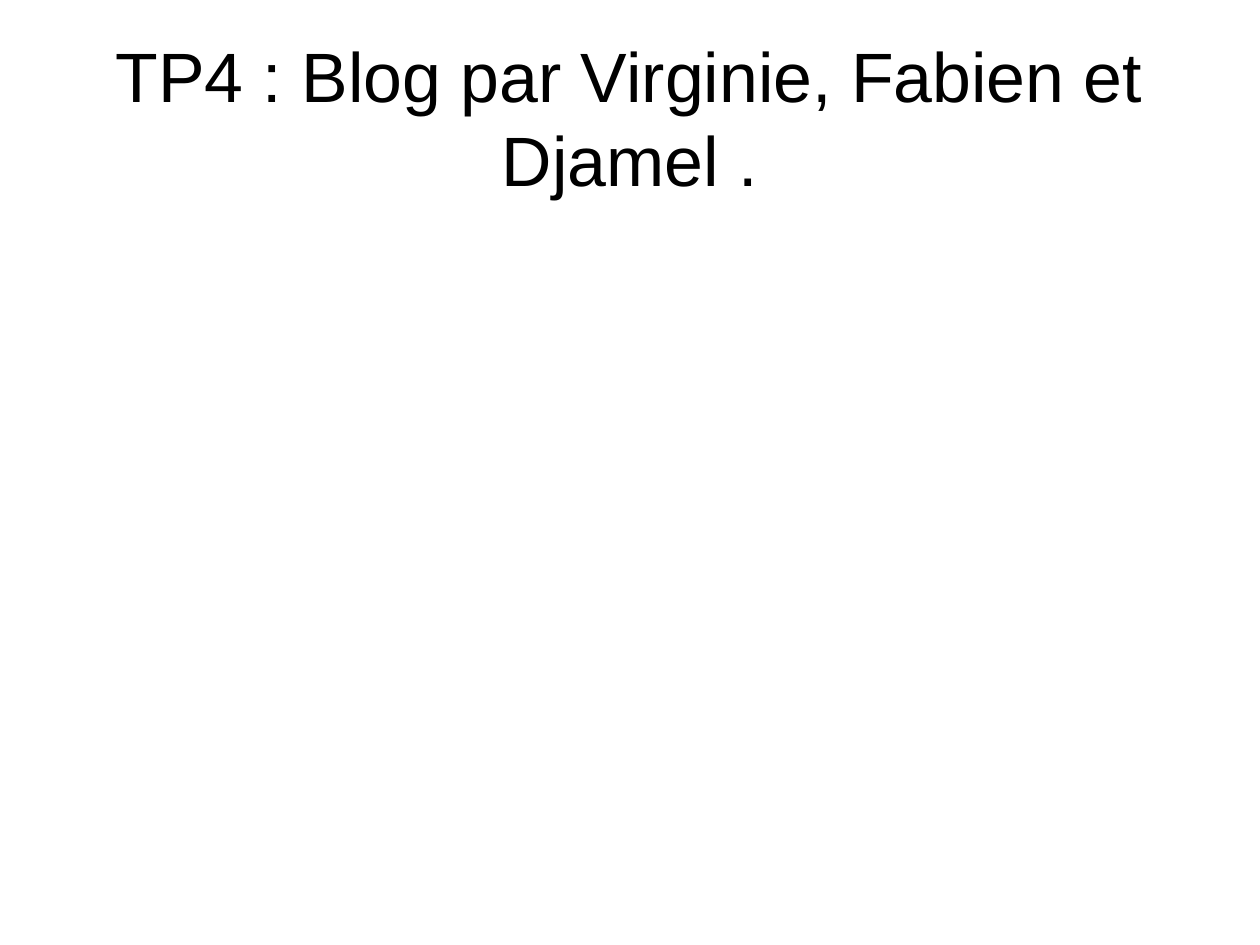
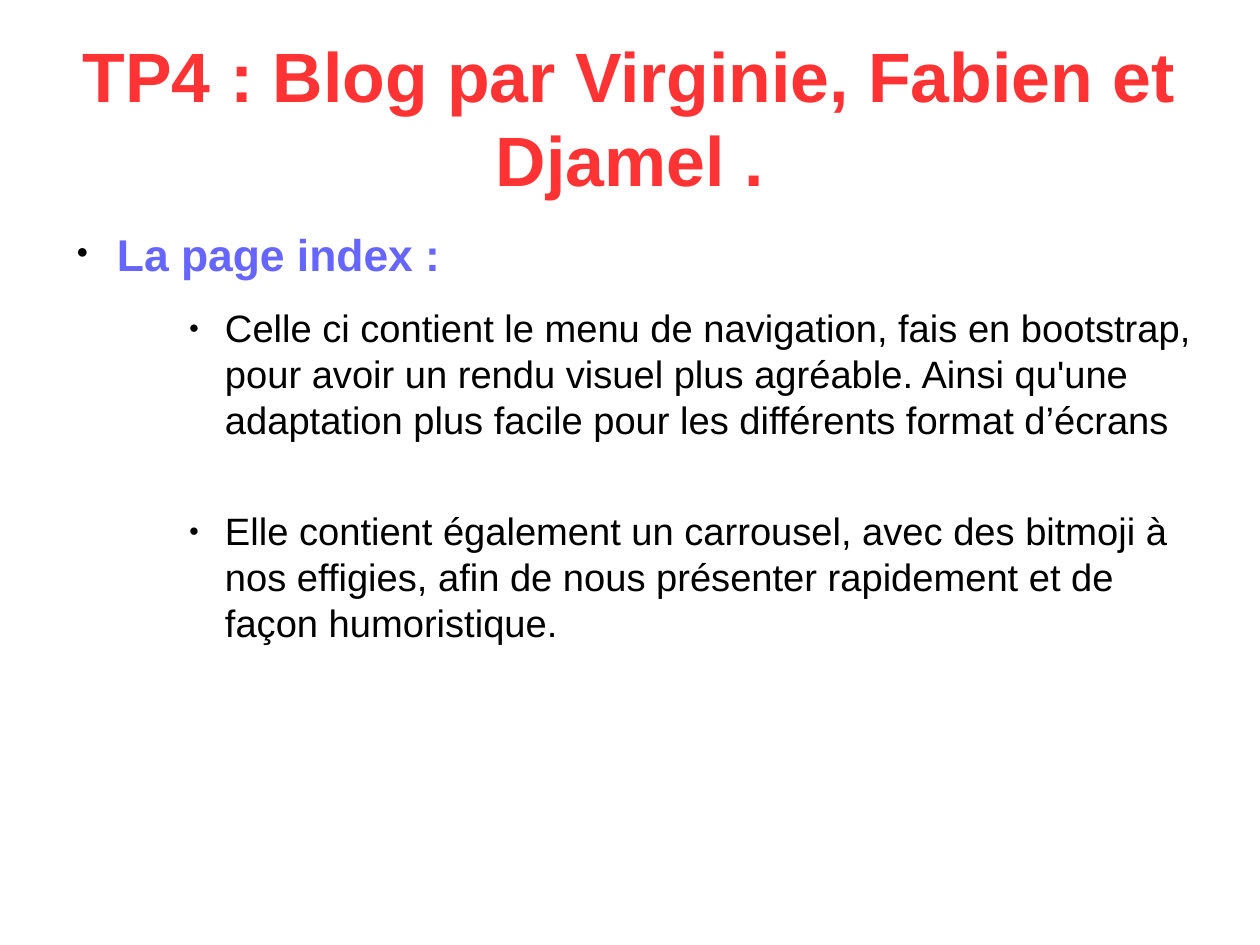
Before and after one commit to virginiecreus/Bac, a slide deck: slide 1 of powerpoint_de_présentation.odp. Drawn at 1260x945 pixels with LibreOffice and Linux fonts; fonts in the diff are those of the drawing. Boxes give left, top, right and bottom in pixels: in the first picture for what was removed or moved away, otherwise in the second. Text is boxed around its words. In the diff, an @@ line names an element or a change of style, - is before the commit and + after.

Commit message:
powerpoint de présentation

```diff
--- a/powerpoint_de_présentation.odp
+++ b/powerpoint_de_présentation.odp
@@ title "TP4 : Blog par Virginie, ..." at <box>83,51,1174,199</box>: text colour #000000 to #FF3333, bold on @@
@@ text added at <box>117,239,1190,442</box>, 24 pt, text #000000 @@
+● La page index :
+    ● Celle ci contient le menu de navigation, fais en bootstrap, pour avoir un rendu visuel plus agréable. Ainsi qu'une adaptation plus facile pour les différents format d’écrans
@@ text added at <box>225,517,1167,645</box>, 24 pt, text #000000 @@
+    ● Elle contient également un carrousel, avec des bitmoji à nos effigies, afin de nous présenter rapidement et de façon humoristique.
```
Also in this commit, not shown: 4 slides added.
